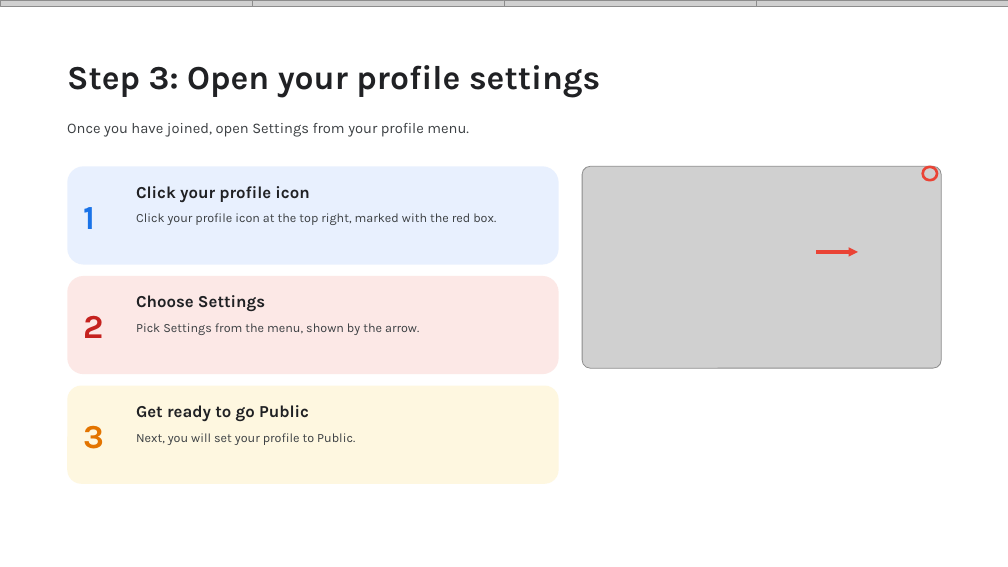
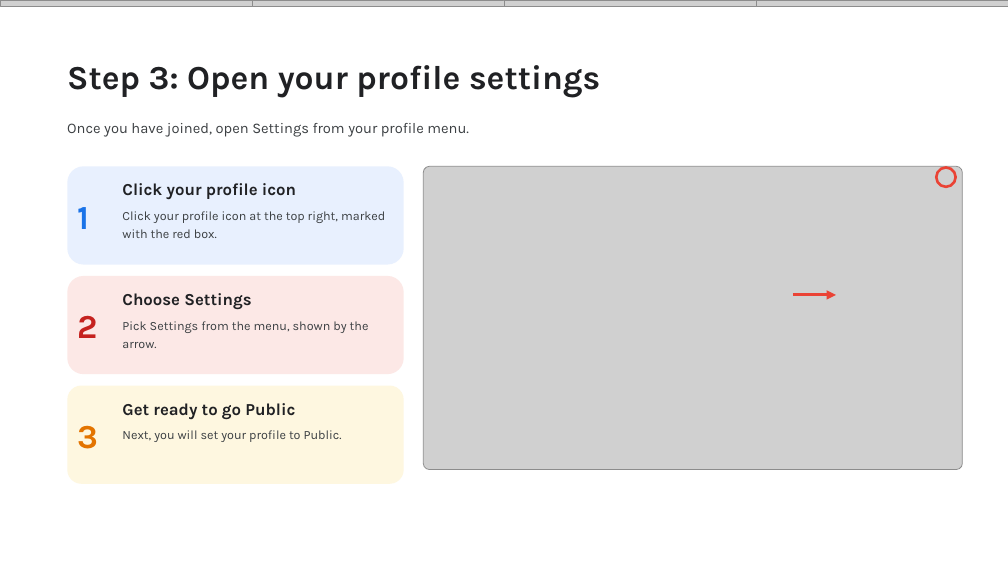
Before and after one commit to Viverun/Realism_Grade, a slide deck: slide 5 of Skill_Boost_Registration_Guide.pptx. Drawn at 1008x567 pixels with LibreOffice and Linux fonts; fonts in the diff are those of the drawing; grey boxes stand for pictures. Boxes give left, top, right and bottom in pixels: in the first picture for what was removed or moved away, otherwise in the second. Text is boxed around its words. In the diff, an @@ line names an element or a change of style, - is before the commit and + after.

```diff
--- a/Skill_Boost_Registration_Guide.pptx
+++ b/Skill_Boost_Registration_Guide.pptx
@@ rounded rectangle: place and size @@
-rounded rectangle at (67, 166, 559, 265)
+rounded rectangle at (67, 166, 404, 265)
@@ text "Click your profile icon": place and size @@
-text "Click your profile icon" at (136, 186, 309, 202)
+text "Click your profile icon" at (122, 183, 296, 199)
@@ picture: place and size @@
-picture at (582, 166, 941, 368)
+picture at (423, 166, 963, 470)
@@ rounded rectangle: place and size @@
-rounded rectangle at (923, 167, 938, 180)
+rounded rectangle at (936, 167, 956, 187)
@@ text "Click your profile icon at ..." rewrapped from (136, 213, 496, 225) to (122, 211, 385, 238) @@
@@ rounded rectangle: place and size @@
-rounded rectangle at (67, 276, 559, 374)
+rounded rectangle at (67, 276, 404, 374)
@@ text "Choose Settings": place and size @@
-text "Choose Settings" at (136, 295, 265, 311)
+text "Choose Settings" at (122, 293, 251, 309)
@@ arrow moved from (817, 252) - (858, 252) to (793, 295) - (836, 295) @@
@@ text "Pick Settings from the menu, ..." rewrapped from (136, 323, 419, 335) to (122, 321, 369, 348) @@
@@ rounded rectangle: place and size @@
-rounded rectangle at (67, 386, 559, 484)
+rounded rectangle at (67, 386, 404, 484)
@@ 3 texts: place and size @@
-3 texts at (83, 207, 104, 449)
+3 texts at (77, 207, 98, 449)
@@ text "Get ready to go Public": place and size @@
-text "Get ready to go Public" at (136, 405, 309, 422)
+text "Get ready to go Public" at (122, 403, 295, 420)
@@ text "Next, you will set your ...": place and size @@
-text "Next, you will set your ..." at (136, 433, 355, 445)
+text "Next, you will set your ..." at (122, 430, 342, 442)
```
Also in this commit, not shown: 19 other slides changed.
